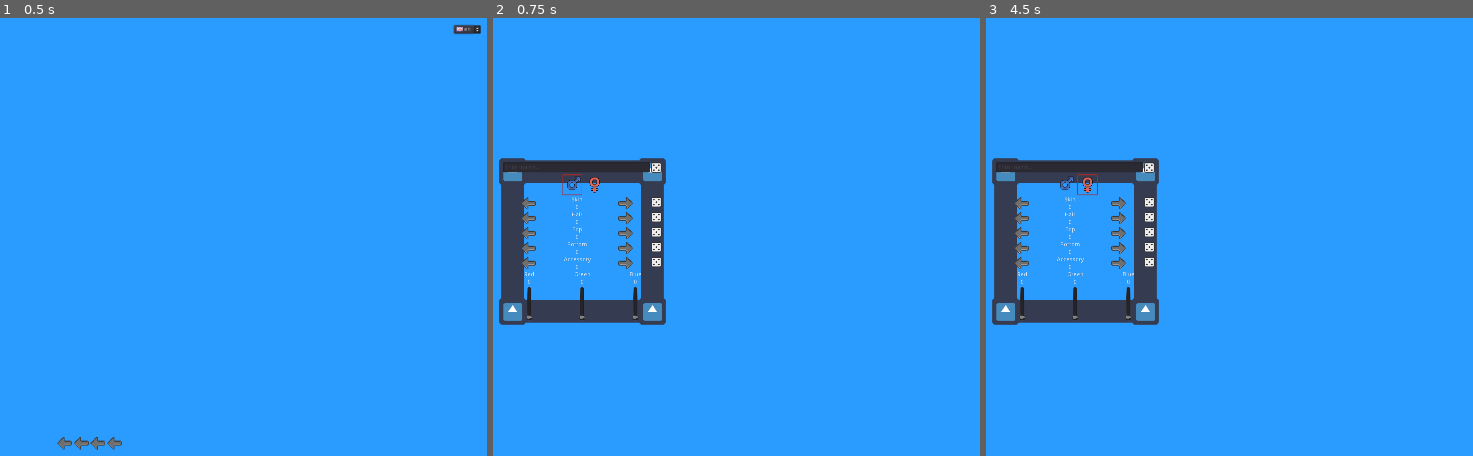
Above: before the commit, frames 1-3 (left to right).
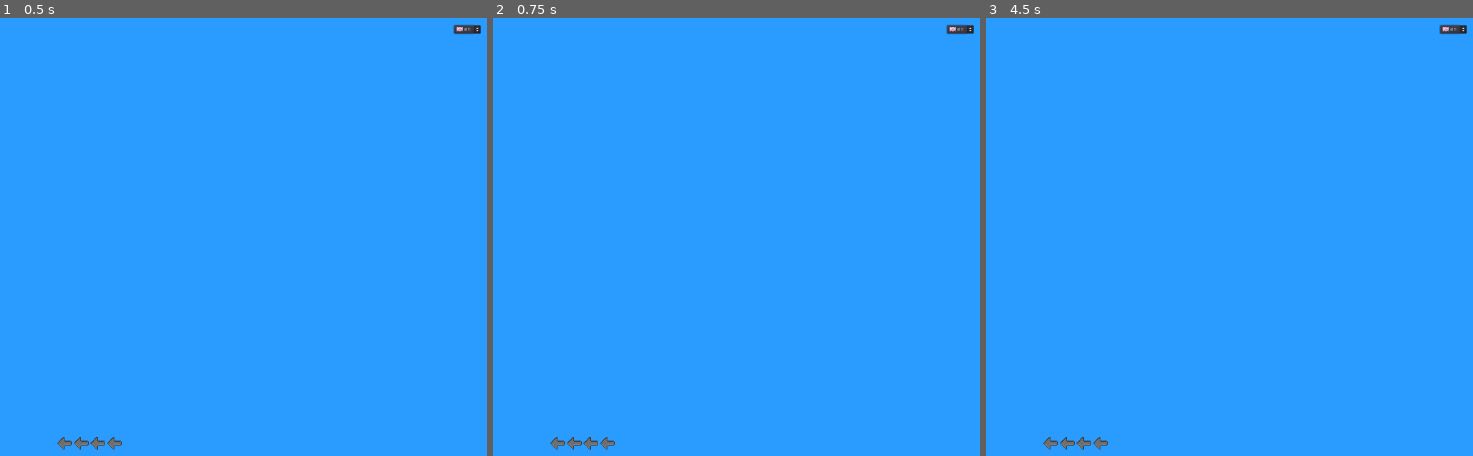
Above: after the commit, the same moments.

Repository: SabreOfWinter/Live-Over-The-Hills
Game: Godot game, scene res://menus/splash/splash.tscn
The game is run twice, just before and just after one commit, with the same random seed, the same clock (stepped at 60 frames per second) and the same inputs. The engine's default icon, where the game draws it, is replaced by a stand-in: a white triangle on a blue panel in a dark square.
Inputs (mouse positions are in pixels of both pictures, inside the frame that each line leads up to):
- Up to frame 1 (0.5 s): no input
- Up to frame 2 (0.75 s): click (556, 442) at 0.5 s
- Up to frame 3 (4.5 s): click (1049, 442) at 1.27 s; click (1151, 166) at 2.02 s; click (1453, 31) at 2.75 s, where only the run after the commit has a clickable "en"; click (1063, 184) at 3.52 s; click (1088, 184) at 4.27 s

Frame 1 is identical in both runs. In frame 2, 7.3% of the frame differs, in the area x 1-99%, y 1-99%; in frame 3, 7.3%.

Commit message:
Load game init

Diff:
--- a/menus/main/main.tscn
+++ b/menus/main/main.tscn
@@ -85,7 +85,6 @@
 }
 
 [node name="main" type="Control" parent="."]
-visible = false
 anchor_right = 1.0
 anchor_bottom = 1.0
 __meta__ = {
@@ -574,6 +573,13 @@
 size_flags_vertical = 3
 max_value = 255.0
 
+[node name="load_game" type="Control" parent="."]
+anchor_right = 1.0
+anchor_bottom = 1.0
+__meta__ = {
+"_edit_use_anchors_": false
+}
+
 [node name="animation_player" type="AnimationPlayer" parent="."]
 autoplay = "start"
 anims/new_game = SubResource( 2 )
